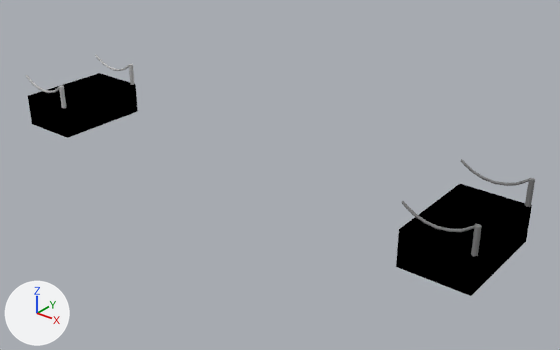
Renders of the Blender file SourceModels/platform_roperails_open.blend from each side of a commit.
One viewpoint serves both versions: a 50 mm camera at (13.59, -15.19, 9.31) aimed at (1.09, 0.44, -0.37). The axes (+X, +Y, +Z) are drawn at lower left. The lights are the same throughout.

Objects in the first picture: 'BaseCube', 'Rails', 'Roperails_Open'.
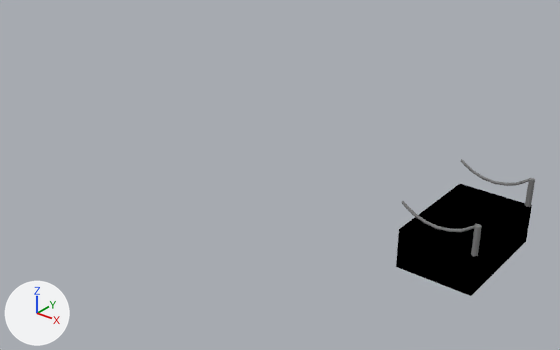
Pixel boxes (x1, y1, x2, y2) of what changed, in the pictures (560 x 350 px):
'BaseCube', hidden (black)
    before: (28, 73, 138, 138)
'Rails', hidden
    before: (26, 55, 135, 108)

What changed in the scene script:
```text
Change ob_basecube:
    add ob_basecube.hide_set(True)
Change ob_rails:
    add ob_rails.hide_set(True)
```
